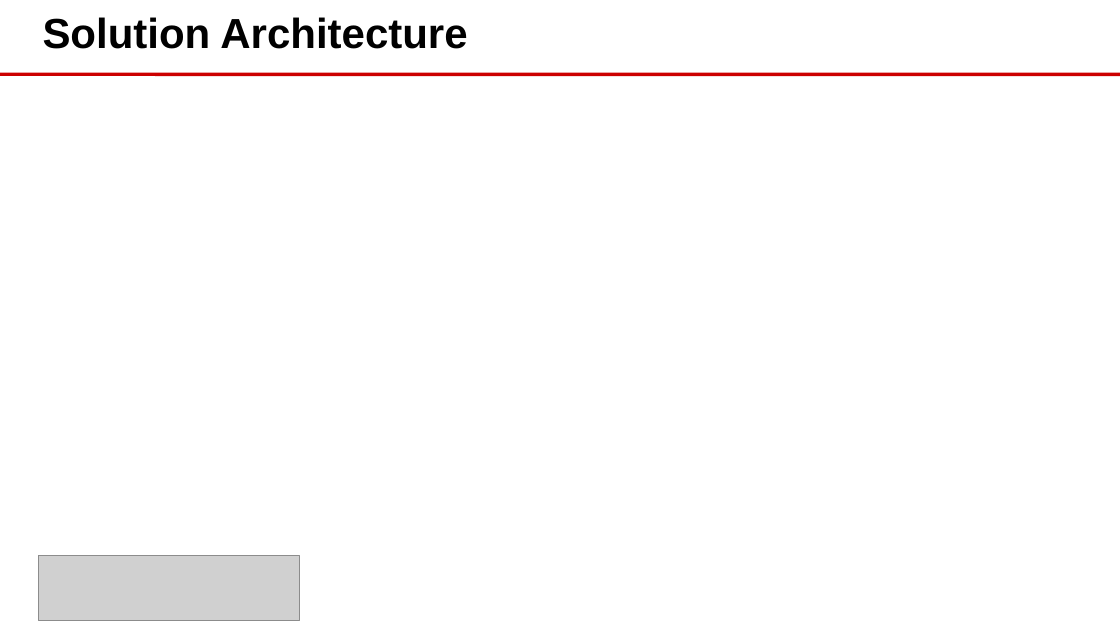
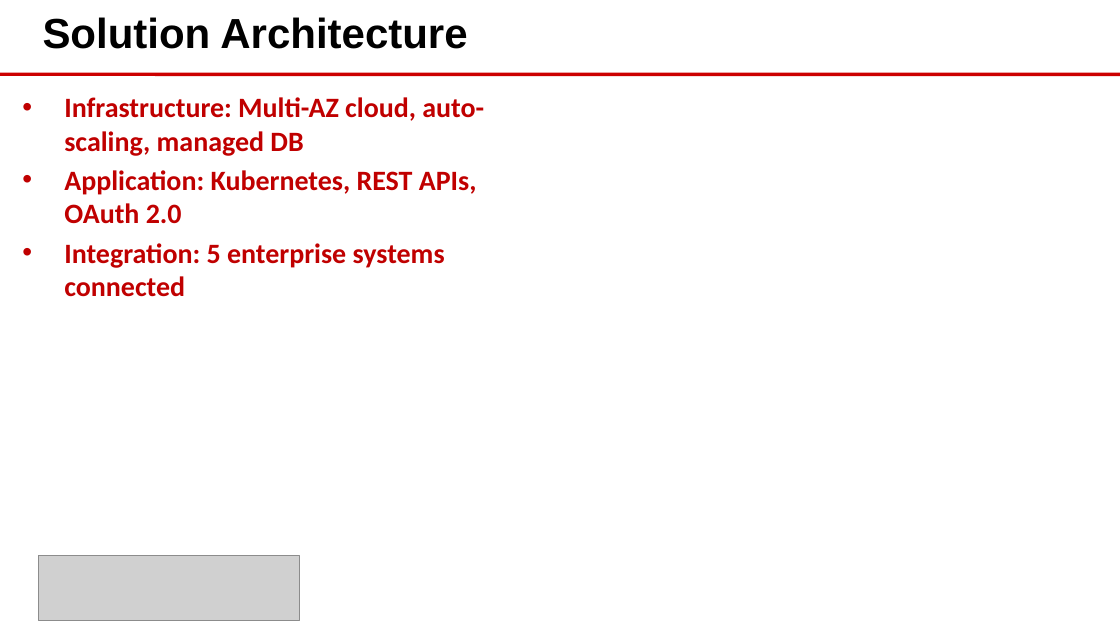
Before and after one commit to eoframework/solutions, a slide deck: slide 3 of solution-template/sample-provider/sample-category/sample-solution/delivery/closeout-presentation.pptx. Drawn at 1120x630 pixels with LibreOffice and Linux fonts; fonts in the diff are those of the drawing; grey boxes stand for pictures. Boxes give left, top, right and bottom in pixels: in the first picture for what was removed or moved away, otherwise in the second. Text is boxed around its words. In the diff, an @@ line names an element or a change of style, - is before the commit and + after.

Commit message:
Regenerate closeout with visual content support

```diff
--- a/solution-template/sample-provider/sample-category/sample-solution/delivery/closeout-presentation.pptx
+++ b/solution-template/sample-provider/sample-category/sample-solution/delivery/closeout-presentation.pptx
@@ text added at [64,97,484,297], 18 pt, text #C00000, bold @@
+• Infrastructure: Multi-AZ cloud, auto-scaling, managed DB
+• Application: Kubernetes, REST APIs, OAuth 2.0
+• Integration: 5 enterprise systems connected
```
